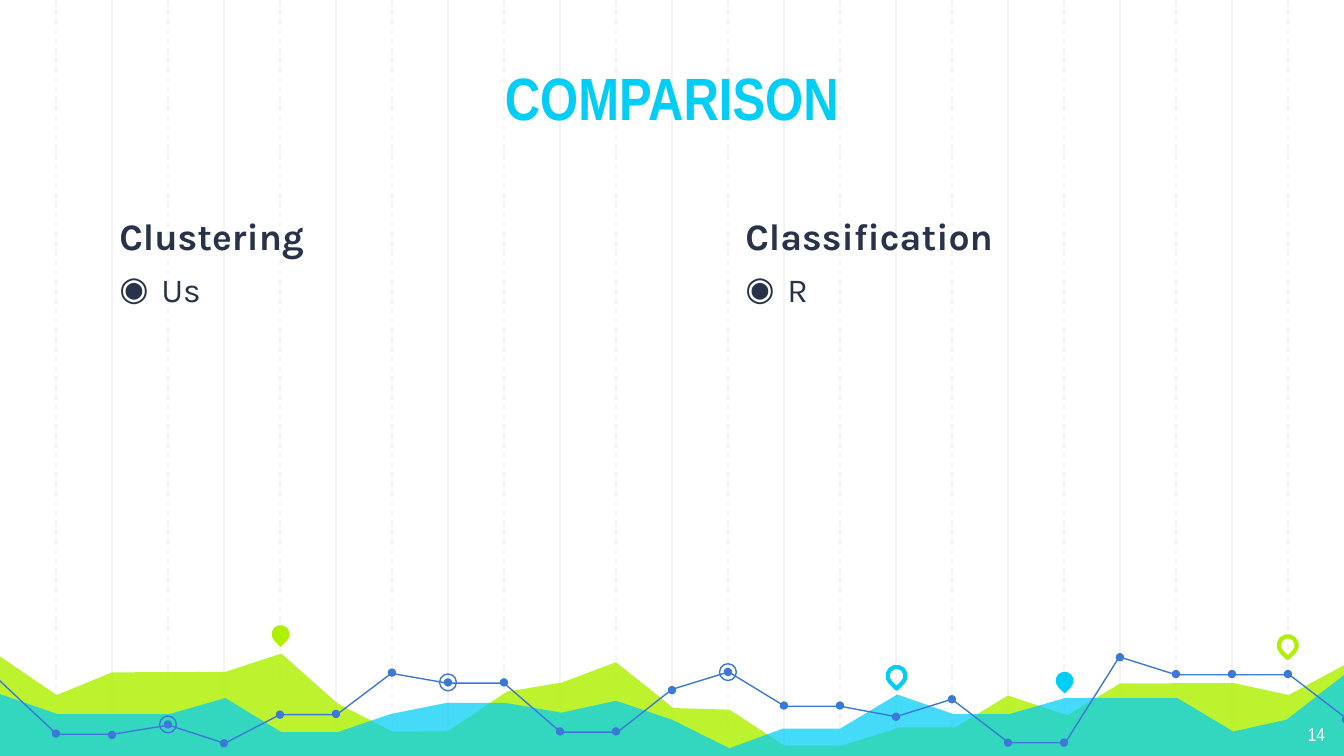
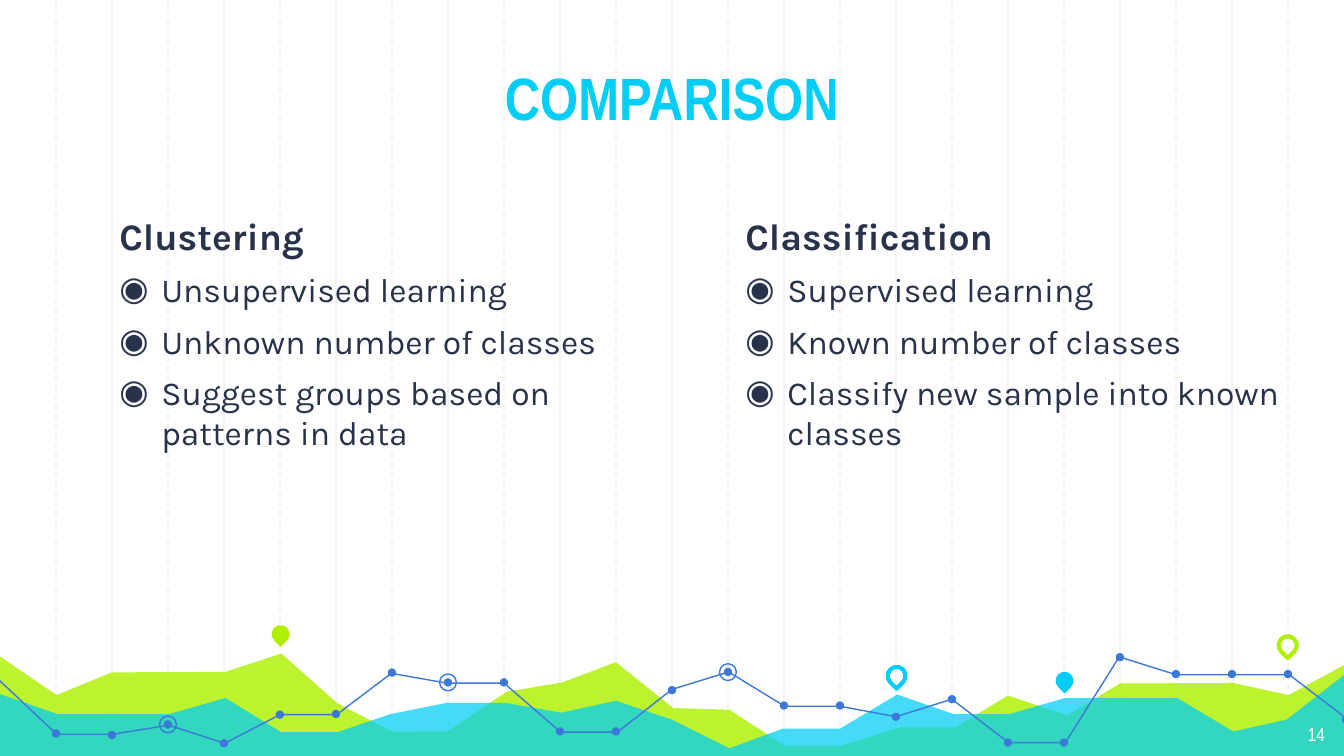
Before and after one commit to Andyayk/app, a slide deck: slide 14 of Graph Based Search.pptx. Drawn at 1344x756 pixels with LibreOffice and Linux fonts; fonts in the diff are those of the drawing. Boxes give left, top, right and bottom in pixels: in the first picture for what was removed or moved away, otherwise in the second. Text is boxed around its words. In the diff, an @@ line names an element or a change of style, - is before the commit and + after.

```diff
--- a/Graph Based Search.pptx
+++ b/Graph Based Search.pptx
@@ text at [161, 279, 596, 453]: text changed @@
-◉ Us
+◉ Unsupervised learning
+◉ Unknown number of classes
+◉ Suggest groups based on patterns in data
@@ text at [787, 279, 1279, 446]: text changed @@
-◉ R
+◉ Supervised learning
+◉ Known number of classes
+◉ Classify new sample into known classes
```
Also in this commit, not shown: 7 other slides changed.
